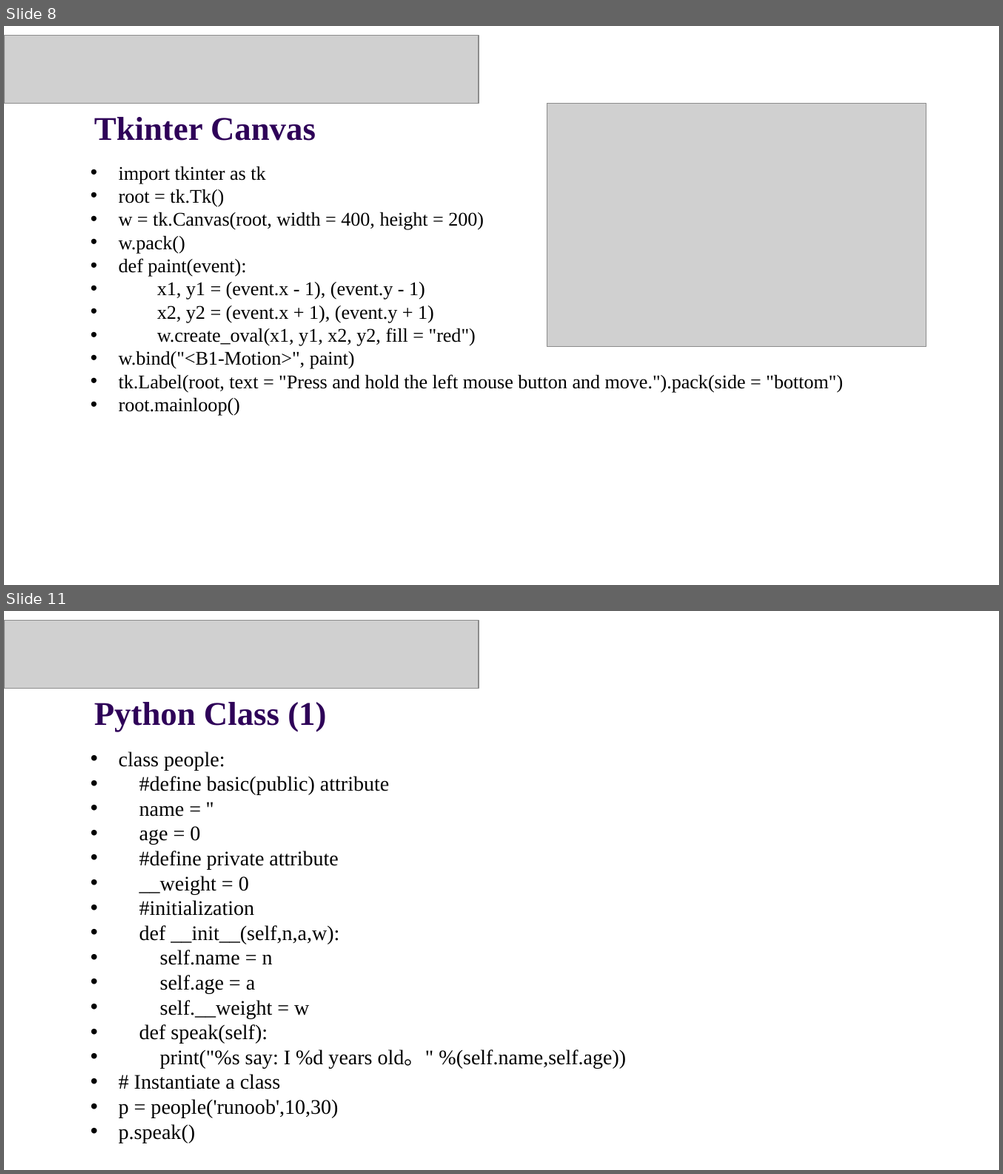
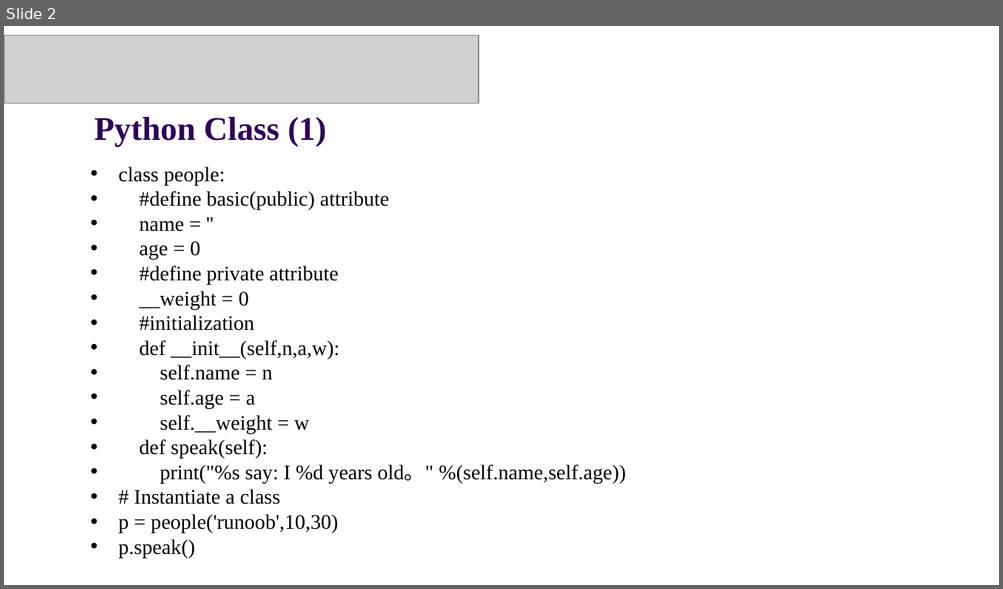
Before and after one commit to Guiliang/courses, a slide deck: cuhk-csc-1004/slides/CSC1004 Tutorial 10.pptx. Shown one above the other, each under a label of ours: slides 8 and 11 before the commit, slide 2 after it; the slides between them are not shown. The pictures are 1003x1174 and 1003x589 pixels, drawn with LibreOffice and Linux fonts; fonts in the diff are those of the drawing; grey boxes stand for pictures; background and template pictures are left out. Boxes give left, top, right and bottom in pixels: in the first picture for what was removed or moved away, otherwise in the second. Text is boxed around its words. In the diff, an @@ line names an element or a change of style, - is before the commit and + after.

```diff
--- a/cuhk-csc-1004/slides/CSC1004 Tutorial 10.pptx
+++ b/cuhk-csc-1004/slides/CSC1004 Tutorial 10.pptx
@@ slide 8 removed at box(4, 26, 999, 585), background picture (left out) @@
@@ picture removed at box(4, 35, 478, 103) @@
@@ picture removed at box(547, 104, 926, 348) @@
@@ text removed at box(94, 117, 316, 141) @@
-Tkinter Canvas
@@ text removed at box(119, 166, 842, 416) @@
-• import tkinter as tk
-• root = tk.Tk()
-• w = tk.Canvas(root, width = 400, height = 200)
-• w.pack()
-• def paint(event):
-• x1, y1 = (event.x - 1), (event.y - 1)
-• x2, y2 = (event.x + 1), (event.y + 1)
-• w.create_oval(x1, y1, x2, y2, fill = "red")
-• w.bind("<B1-Motion>", paint)
-• tk.Label(root, text = "Press and hold the left mouse button and move.").pack(side = "bottom")
-• root.mainloop()
@@ what was slide 11 is now slide 2 @@
```
Also in this commit, not shown: 1 slide changed, 2 slides added, 8 other slides removed, 1 other file.
